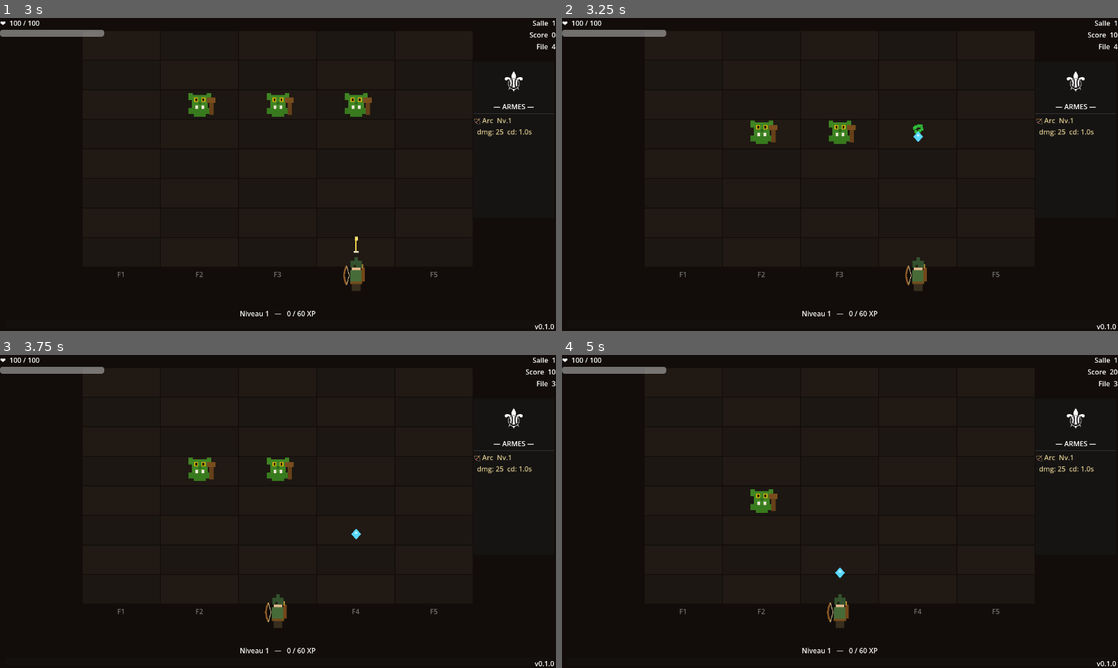
Above: before the commit, frames 1-4 (two rows, left to right).
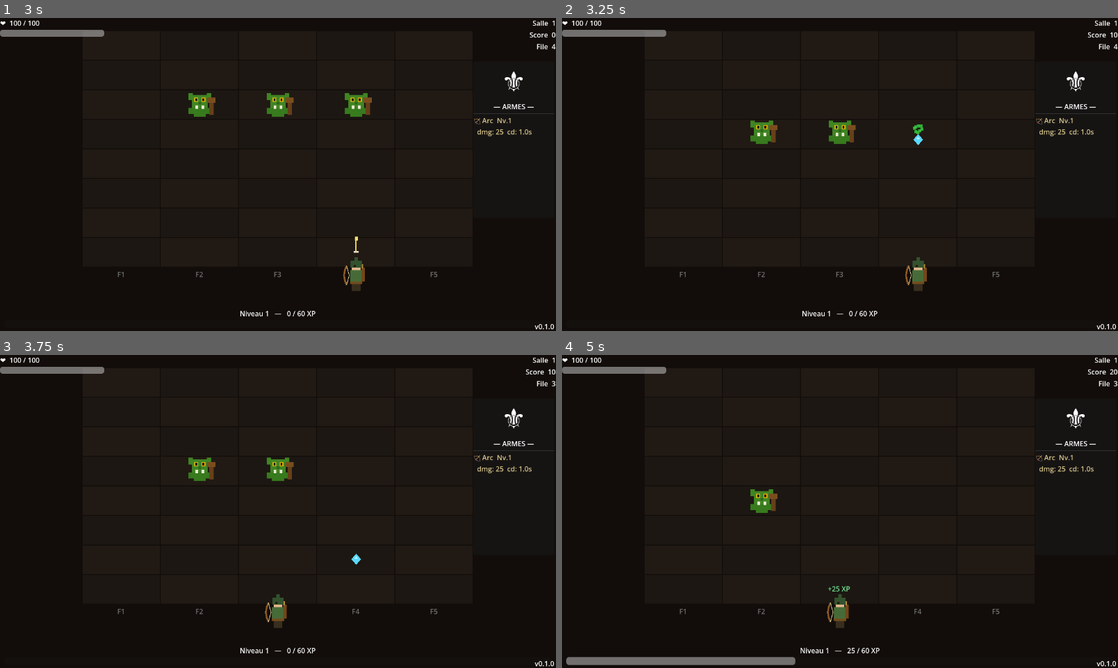
Above: after the commit, the same moments.

Repository: aerthur/game-the-door-beneath
Game: Godot game, scene res://scenes/main.tscn
The game is run twice, just before and just after one commit, with the same random seed, the same clock (stepped at 60 frames per second) and the same inputs.
Inputs:
- Up to frame 1 (3 s): tap Enter at 0.5 s; hold Right (lane_right) 0.53-1.28 s; hold Space (next_room) 0.53-1.28 s; hold Left (lane_left) 1.28-2.03 s; tap Space (next_room) at 1.35, 2.85 s; hold Space (next_room) 2.03-2.78 s; hold Right (lane_right) from 2.03 s (still down)
- Up to frame 2 (3.25 s): keep holding Right (lane_right)
- Up to frame 3 (3.75 s): release Right (lane_right) at 3.53 s; hold Left (lane_left) from 3.53 s (still down); hold Space (next_room) from 3.53 s (still down)
- Up to frame 4 (5 s): keep holding Left (lane_left); release Space (next_room) at 4.28 s; tap Space (next_room) at 4.35 s

Frame 1 is identical in both runs. In frame 2, less than 0.1% of the frame differs, in the area x 63-65%, y 36-41%; in frame 3, less than 0.1%; in frame 4, 1.3%, in the area x 0-58%, y 67-100%.

Commit message:
feat: animation porte, XP fin de salle, fixes gemmes

Diff:
--- a/scripts/game.gd
+++ b/scripts/game.gd
@@ -391,7 +391,8 @@
 func _room_cleared():
 	room_clear = true
 	await _play_door_animation()
-	hud.show_door()
+	# Enchaîne directement sur la salle suivante après l'animation
+	_start_room(room_num + 1)
 
 func _get_room_xp_bonus(room: int) -> int:
 	var table = {1: 30, 2: 60, 3: 100, 4: 150, 5: 200, 6: 260, 7: 330, 8: 410, 9: 500}
@@ -439,19 +440,22 @@
 	tw.parallel().tween_property(glow, "color", Color(1.0, 0.85, 0.2, 0.6), 0.4)
 	await tw.finished
 
+	# +XP doré au-dessus du joueur
 	var xp_bonus = _get_room_xp_bonus(room_num)
 	_add_xp(xp_bonus)
-
+	var pcx = GRID_X + player_lane * LANE_W + LANE_W * 0.5
+	var py  = float(PLAYER_Y) - 80.0
 	var xp_lbl = Label.new()
 	xp_lbl.text = "+%d XP" % xp_bonus
-	xp_lbl.position = Vector2(cx - 55, cy - 20)
-	xp_lbl.add_theme_font_size_override("font_size", 40)
+	xp_lbl.custom_minimum_size = Vector2(200, 0)
+	xp_lbl.horizontal_alignment = HORIZONTAL_ALIGNMENT_CENTER
+	xp_lbl.position = Vector2(pcx - 100.0, py)
+	xp_lbl.add_theme_font_size_override("font_size", 52)
 	xp_lbl.add_theme_color_override("font_color", Color(1.0, 0.85, 0.2))
 	bg.add_child(xp_lbl)
-
 	var tw2 = create_tween()
-	tw2.tween_property(xp_lbl, "position:y", float(cy - 90), 0.9)
-	tw2.parallel().tween_property(xp_lbl, "modulate", Color(1, 1, 1, 0), 0.9)
+	tw2.tween_property(xp_lbl, "position:y", py - 110.0, 1.1)
+	tw2.parallel().tween_property(xp_lbl, "modulate", Color(1, 1, 1, 0), 1.1)
 	await tw2.finished
 	if is_instance_valid(xp_lbl): xp_lbl.queue_free()
 
@@ -515,8 +519,10 @@
 	# X verrouillé sur la file d'origine dès le début — on ne tweene que Y
 	var fixed_x = GRID_X + lane * LANE_W + LANE_W * 0.5
 	g.position.x = fixed_x
+	var dist     = abs((PLAYER_Y - 10) - g.position.y)
+	var duration = dist / 380.0  # 380 px/s — vitesse constante
 	var tw = create_tween()
-	tw.tween_property(g, "position:y", PLAYER_Y - 10, 1.2)
+	tw.tween_property(g, "position:y", PLAYER_Y - 10, duration)
 	await tw.finished
 	if not is_instance_valid(g): return
 	g.position.x = fixed_x  # sécurité : re-snap au cas où
@@ -531,15 +537,16 @@
 
 func _collect_gem(g: Node2D):
 	var xp_val = g.xp_value
+	g.visible = false  # cacher immédiatement, avant l'await du flash
 	_add_xp(xp_val)
 	var flash = Label.new()
 	flash.text = "+%d XP" % xp_val
-	flash.position = g.position + Vector2(-22, -20)
+	flash.position = g.position + Vector2(-28, -55)
 	flash.add_theme_color_override("font_color", Color(0.5, 1.0, 0.65))
 	bg.add_child(flash)
 	var tw = create_tween()
-	tw.tween_property(flash, "position", flash.position + Vector2(0, -35), 0.7)
-	tw.parallel().tween_property(flash, "modulate", Color(1,1,1,0), 0.7)
+	tw.tween_property(flash, "position", flash.position + Vector2(0, -55), 0.8)
+	tw.parallel().tween_property(flash, "modulate", Color(1,1,1,0), 0.8)
 	await tw.finished
 	if is_instance_valid(flash): flash.queue_free()
 	if is_instance_valid(g): g.queue_free()
